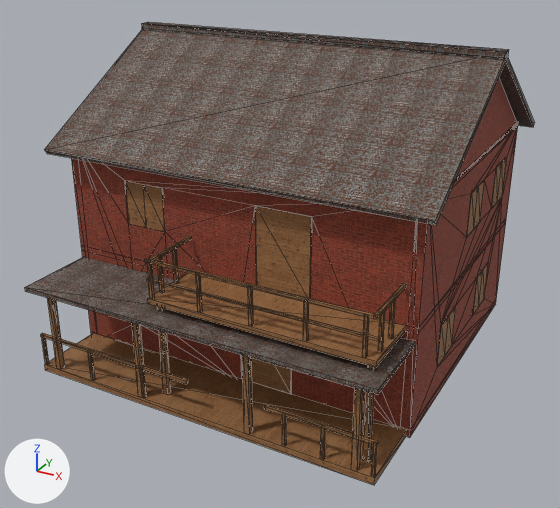
An edit to the glTF model docs/models/buildings/house_tactical.glb, drawn before and after from the same camera.
Before and after are seen from a 50 mm lens placed at (9.69, -18.74, 11.6), pointed at (-0.13, -0.89, 2.68). Arrows for +X, +Y and +Z are at lower left; the lights stay in place. The first picture is the older version. Mesh edges are drawn as thin lines. Vertices at exactly the same position are counted once.

Before the edit, the objects in view are built like this:
```python
me_housetacticalmesh = bpy.data.meshes.new('HouseTacticalMesh')
me_housetacticalmesh.from_pydata(...)  # 1088 vertices, 1848 faces; spans x -5.35..5.35, y -5.95..5.95, z 0.0..8.63
# faces by material slot: [12, 44, 424, 972, 372, 12, 12]
me_housetacticalmesh.materials.append(mat_house_concrete_dark)
me_housetacticalmesh.materials.append(mat_house_wood_dark)
me_housetacticalmesh.materials.append(mat_house_brick_red)
me_housetacticalmesh.materials.append(mat_house_wood)
me_housetacticalmesh.materials.append(mat_house_rust)
me_housetacticalmesh.materials.append(mat_house_mattress)  # white #eae7df
me_housetacticalmesh.materials.append(mat_house_pillow)  # white #f6f6f3
ob_housetactical = bpy.data.objects.new('HouseTactical', me_housetacticalmesh)
ob_housetactical.location = (0.0, 0.0, 0.0)
```
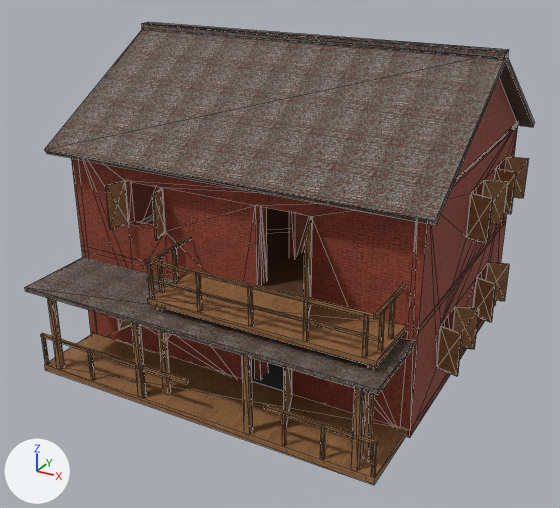
Where the change shows, as pixel boxes [x1, y1, x2, y2] in the pictures (560 x 508 px; the box of a moved part takes in the faces that stretch with it):
part 1 of me_housetacticalmesh, moved or reshaped: before [437, 157, 507, 367]; after [437, 157, 529, 376]
part 2 of me_housetacticalmesh, moved or reshaped: before [125, 181, 165, 232]; after [105, 181, 171, 339]
part 3 of me_housetacticalmesh, moved or reshaped: before [241, 206, 312, 394]; after [284, 217, 313, 424]

The edits, one by one:
me_housetacticalmesh is used by ob_housetactical; location (0.0, 0.0, 0.0).
me_housetacticalmesh had 1088 vertices, 1848 faces and spanned x -5.35..5.35, y -5.95..5.95, z 0.0..8.63.
me_housetacticalmesh now has 1120 vertices, 1848 faces and spans x -5.59..5.59, y -5.95..5.95, z 0.0..8.63.
me_housetacticalmesh part 1: 72 vertices removed from x 1.25..5.01, y -1.9..4.31, z 0.2..5.2; 80 vertices added at x 0.66..5.59, y -2.08..5.7, z 0.2..5.2.
me_housetacticalmesh part 2: 24 vertices removed from x -3.2..-2.0, y -3.71..-3.44, z 1.0..5.2; 32 vertices added at x -3.38..-1.82, y -4.29..-3.69, z 1.0..5.2.
me_housetacticalmesh part 3: 16 vertices removed from x 0.25..2.25, y -3.71..-3.44, z 0.2..5.2; 16 vertices added at x 1.73..2.84, y -5.1..-3.69, z 0.2..5.2.
Other edits to the shape of me_housetacticalmesh do not show in these pictures.
